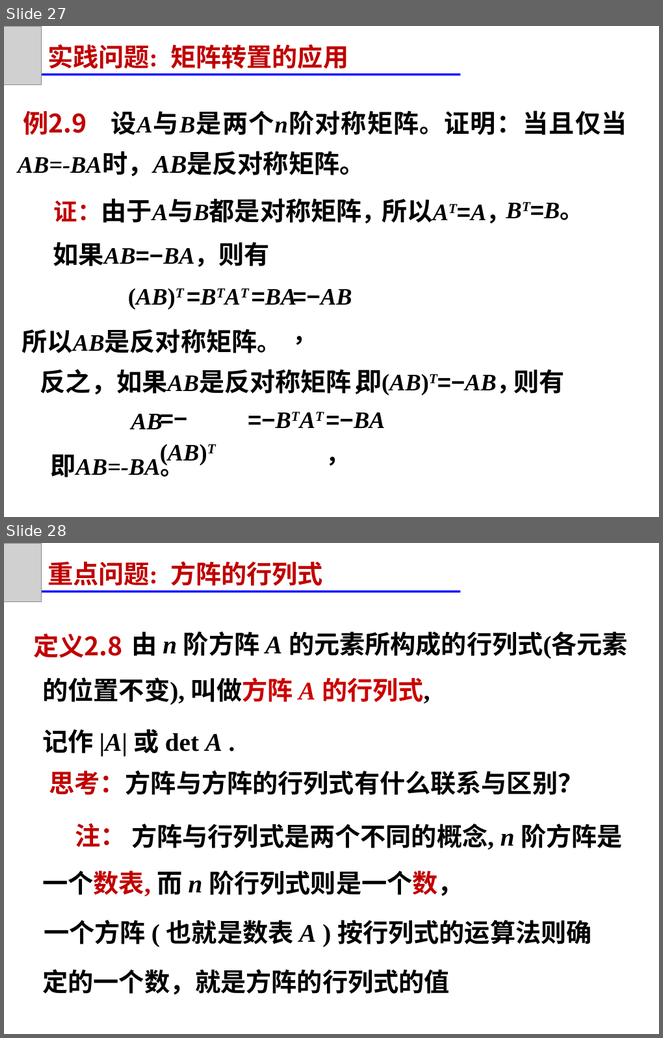
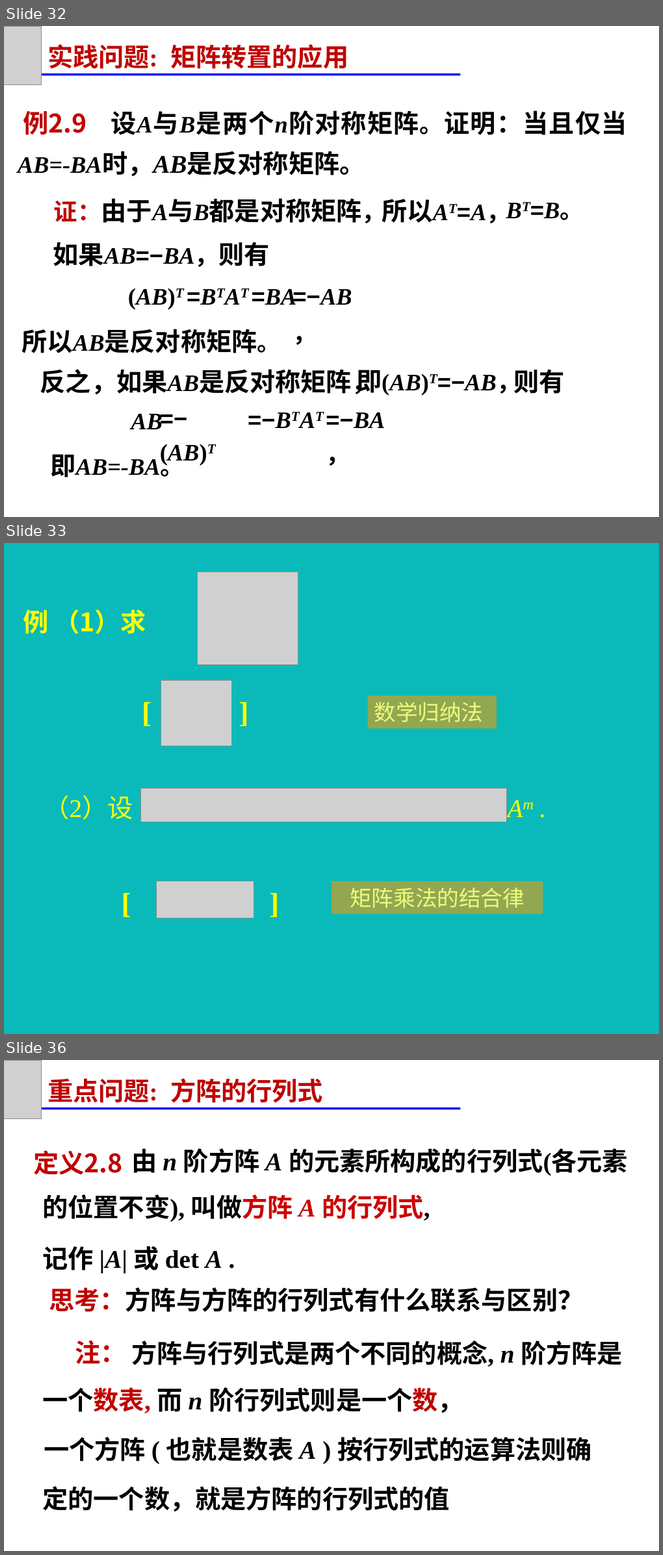
Before and after one commit to zeemeil/zeemeil.github.io, a slide deck: files/2025_2_LM/1024_0202.pptx. Shown one above the other, each under a label of ours: slides 27 and 28 before the commit, slides 32, 33 and 36 after it; the slides between them are not shown. The pictures are 663x1038 and 663x1555 pixels, drawn with LibreOffice and Linux fonts; fonts in the diff are those of the drawing; grey boxes stand for pictures. Boxes give left, top, right and bottom in pixels: in the first picture for what was removed or moved away, otherwise in the second. Text is boxed around its words. In the diff, an @@ line names an element or a change of style, - is before the commit and + after.

```diff
--- a/files/2025_2_LM/1024_0202.pptx
+++ b/files/2025_2_LM/1024_0202.pptx
@@ slide 33 added at (x1=4, y1=543, x2=659, y2=1034), background #0ABABA @@
@@ picture added at (x1=197, y1=572, x2=298, y2=665) @@
@@ text added at (x1=24, y1=609, x2=146, y2=634), 28 pt, text #FFFF00, bold @@
+例 （1）求 (练习)
@@ text added at (x1=136, y1=691, x2=267, y2=731), 32 pt, text #FFFF00, bold @@
+[ ]
@@ picture added at (x1=161, y1=681, x2=232, y2=746) @@
@@ rectangle added at (x1=367, y1=696, x2=497, y2=728), fill #FF9900 at 56% opacity, 24 pt, text #ECFB7D @@
+数学归纳法
@@ text added at (x1=44, y1=791, x2=523, y2=824), 28 pt, text #FFFF00 @@
+（2）设 , 求Am .
@@ picture added at (x1=141, y1=789, x2=507, y2=822) @@
@@ text added at (x1=114, y1=882, x2=301, y2=923), 32 pt, text #FFFF00, bold @@
+[ ]
@@ picture added at (x1=156, y1=882, x2=254, y2=919) @@
@@ rectangle added at (x1=332, y1=882, x2=544, y2=915), fill #FF9900 at 56% opacity, 24 pt, text #ECFB7D @@
+矩阵乘法的结合律
@@ what was slide 27 is now slide 32 @@
@@ what was slide 28 is now slide 36 @@
```
Also in this commit, not shown: 10 other slides added, 21 other files.
